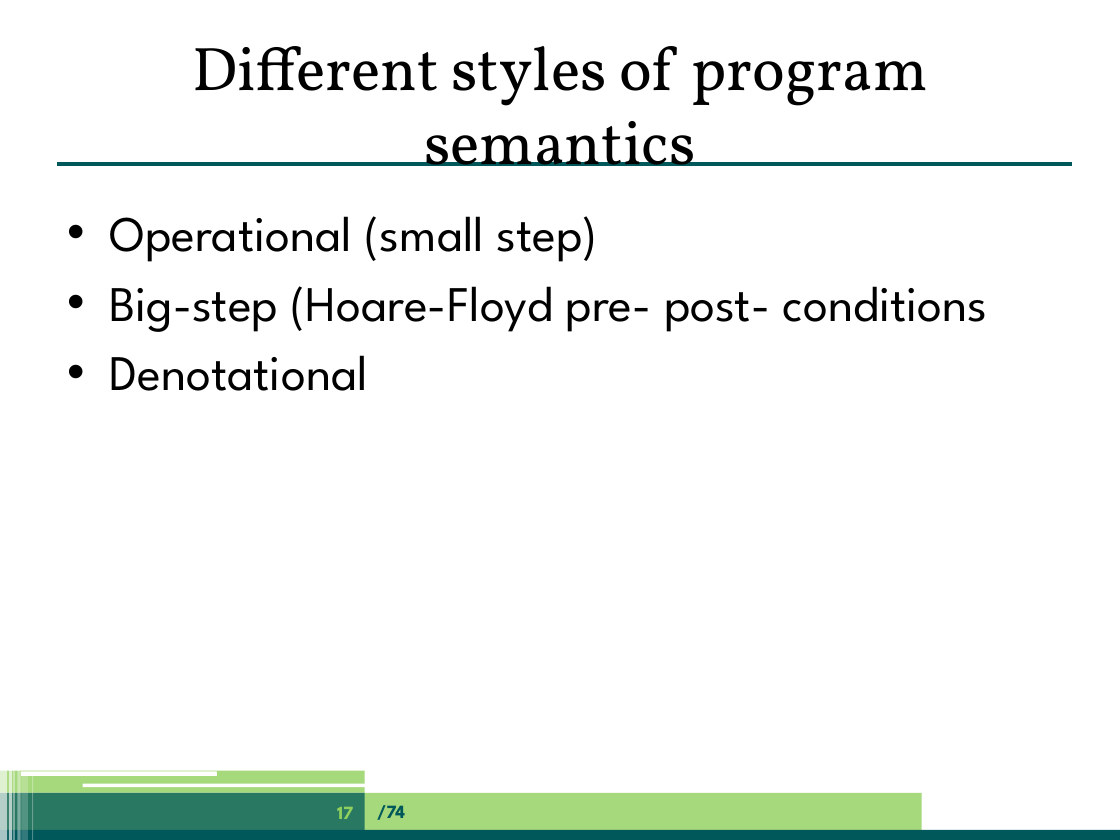
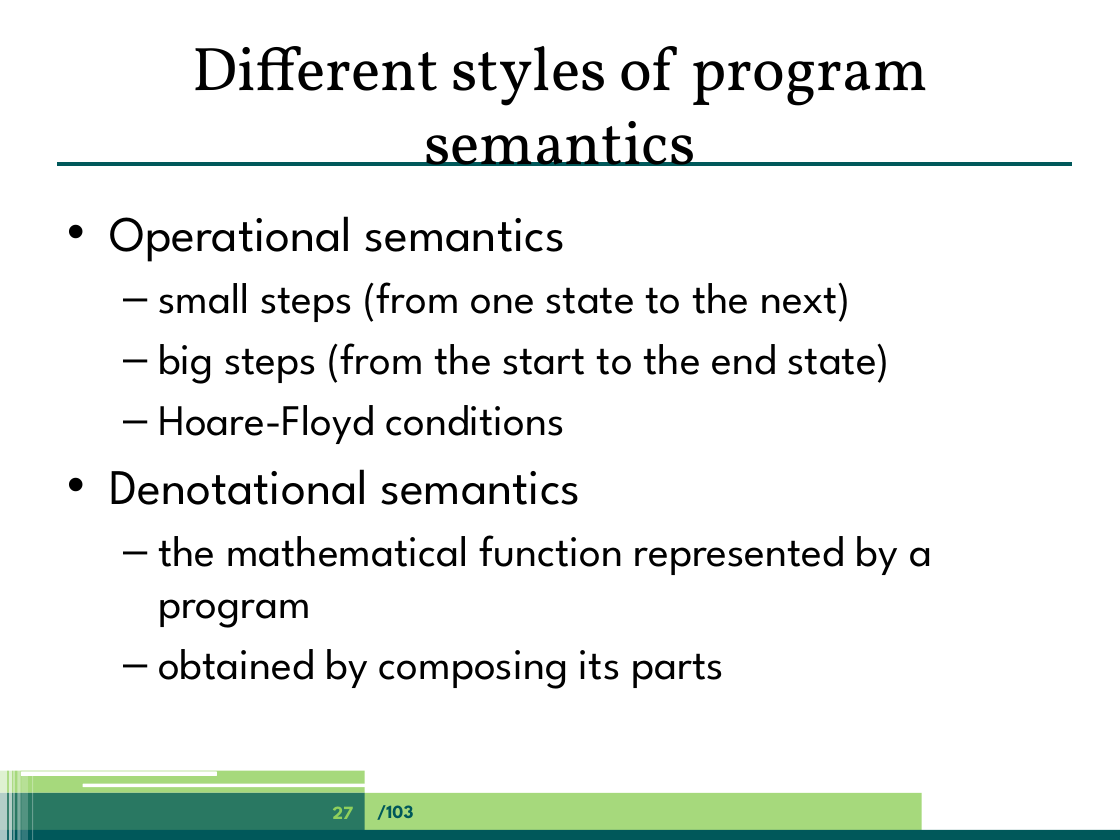
Before and after one commit to jpgallagher/ict-e-summerschool-aalborg, a slide deck: slide 27 of summerschool-aalborg-jpg.pptx (slide 17 before the commit). Drawn at 1120x840 pixels with LibreOffice and Linux fonts; fonts in the diff are those of the drawing. Boxes give left, top, right and bottom in pixels: in the first picture for what was removed or moved away, otherwise in the second. Text is boxed around its words. In the diff, an @@ line names an element or a change of style, - is before the commit and + after.

```diff
--- a/summerschool-aalborg-jpg.pptx
+++ b/summerschool-aalborg-jpg.pptx
@@ text at (109, 216, 932, 689): text changed; size 32 to 28 pt @@
-• Operational (small step)
-• Big-step (Hoare-Floyd pre- post- conditions
-• Denotational
+• Operational semantics
+  – small steps (from one state to the next)
+  – big steps (from the start to the end state)
+  – Hoare-Floyd conditions
+• Denotational semantics
+  – the mathematical function represented by a program
+  – obtained by composing its parts
@@ page number at (333, 806, 354, 819): text changed @@
-17
+27
@@ text at (377, 805, 413, 820): text changed @@
-/74
+/103
```
Also in this commit, not shown: 62 other slides changed, 39 slides added, 14 slides removed.
